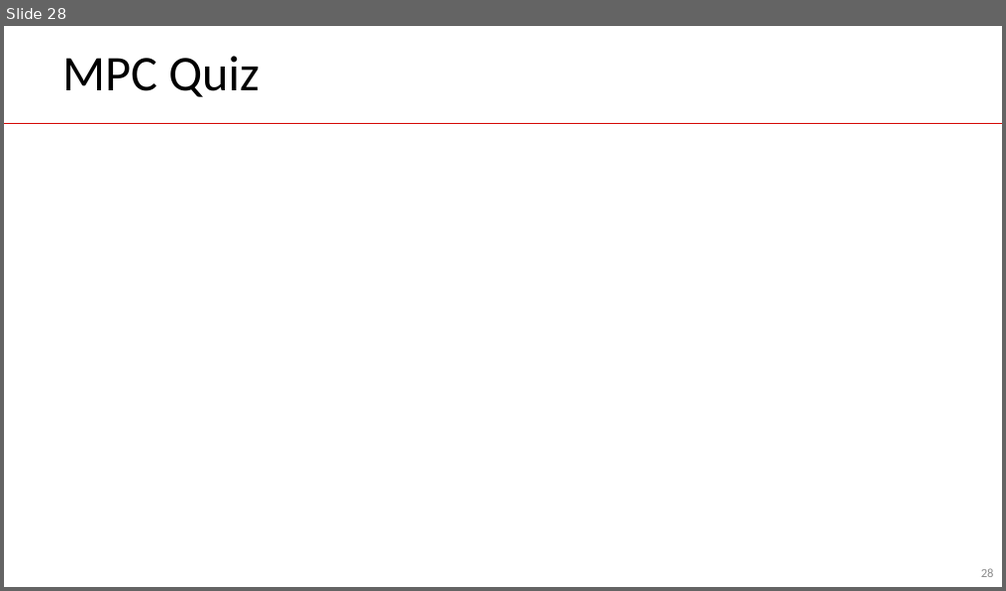
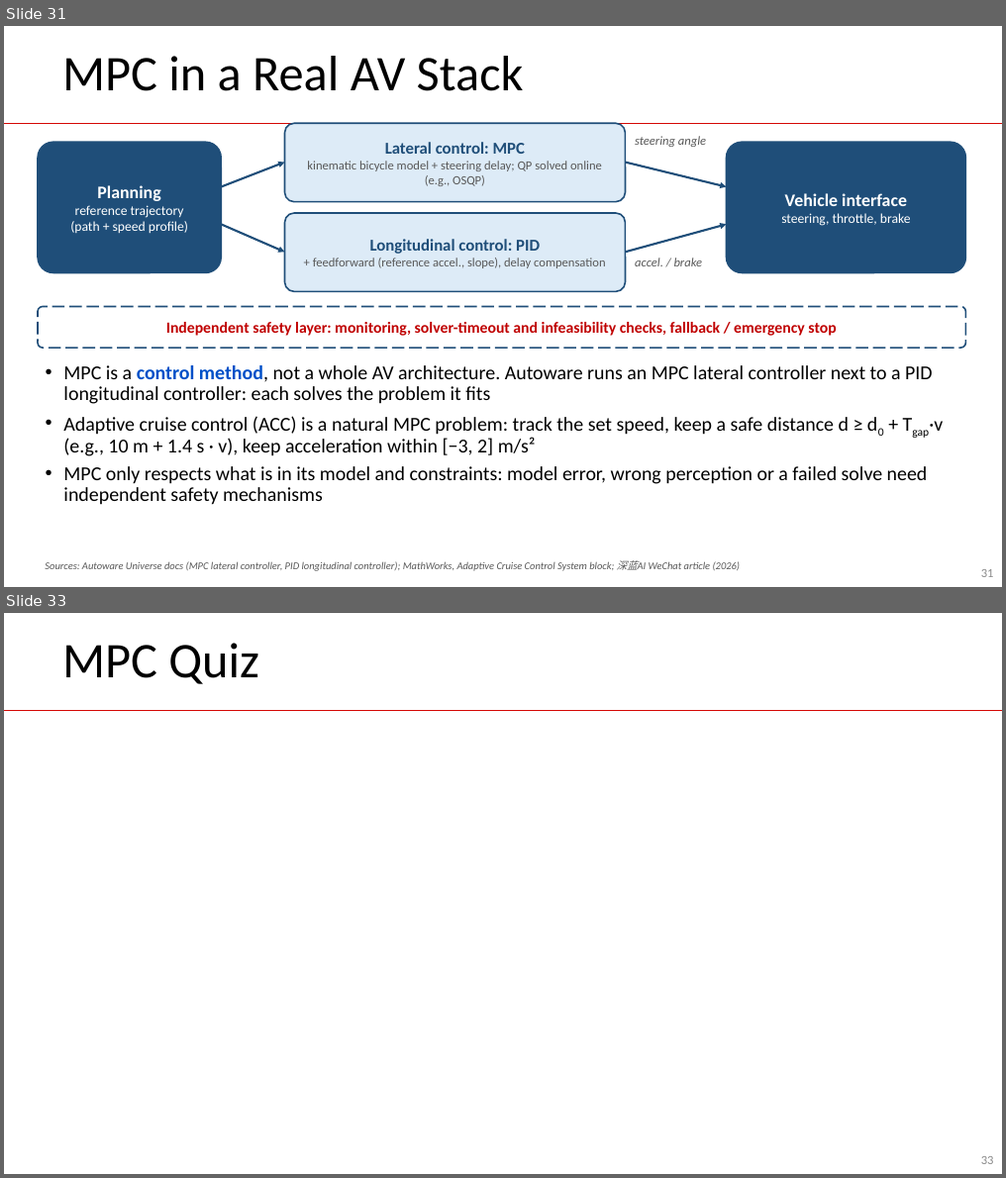
Before and after one commit to guhofstra/CSC144V, a slide deck: PPTs/L8 Control.pptx. Shown one above the other, each under a label of ours: slide 28 before the commit, slides 31 and 33 after it; the slides between them are not shown. The pictures are 1006x591 and 1006x1178 pixels, drawn with LibreOffice and Linux fonts; fonts in the diff are those of the drawing; grey boxes stand for pictures. Boxes give left, top, right and bottom in pixels: in the first picture for what was removed or moved away, otherwise in the second. Text is boxed around its words. In the diff, an @@ line names an element or a change of style, - is before the commit and + after.

Commit message:
control

```diff
--- a/PPTs/L8 Control.pptx
+++ b/PPTs/L8 Control.pptx
@@ slide 31 added at box(4, 26, 1002, 587), background #FFFFFF; not listed: 1 template element that a slide beside it also shows @@
@@ title added at box(62, 56, 524, 91), 48 pt, text #000000 @@
+MPC in a Real AV Stack
@@ rounded rectangle added at box(38, 142, 221, 274), fill #1F4E79, outline #1F4E79 1.5 pt, 13 pt, text #FFFFFF @@
+Planning
+reference trajectory
+(path + speed profile)
@@ rounded rectangle added at box(285, 123, 626, 202), fill #DDEBF7, outline #1F4E79 1.5 pt, 12 pt, text #595959 @@
+Lateral control: MPC
+kinematic bicycle model + steering delay; QP solved online (e.g., OSQP)
@@ text added at box(635, 136, 706, 147), 12 pt, text #595959, italic @@
+steering angle
@@ rounded rectangle added at box(727, 142, 966, 274), fill #1F4E79, outline #1F4E79 1.5 pt, 13 pt, text #FFFFFF @@
+Vehicle interface
+steering, throttle, brake
@@ arrow added from (221, 187) to (285, 163), #1F4E79 2 pt @@
@@ arrow added from (626, 163) to (727, 187), #1F4E79 2 pt @@
@@ arrow added from (221, 224) to (285, 252), #1F4E79 2 pt @@
@@ rounded rectangle added at box(285, 213, 626, 291), fill #DDEBF7, outline #1F4E79 1.5 pt, 12 pt, text #595959 @@
+Longitudinal control: PID
++ feedforward (reference accel., slope), delay compensation
@@ arrow added from (626, 252) to (727, 224), #1F4E79 2 pt @@
@@ text added at box(635, 258, 703, 267), 12 pt, text #595959, italic @@
+accel. / brake
@@ rounded rectangle added at box(38, 307, 966, 348), outline #1F4E79 1.5 pt dashed, 15 pt, text #C00000, bold @@
+Independent safety layer: monitoring, solver-timeout and infeasibility checks, fallback / emergency stop
@@ text added at box(63, 366, 943, 505), 19 pt, text #000000 @@
+• MPC is a control method, not a whole AV architecture. Autoware runs an MPC lateral controller next to a PID longitudinal controller: each solves the problem it fits
+• Adaptive cruise control (ACC) is a natural MPC problem: track the set speed, keep a safe distance d ≥ d0 + Tgap·v (e.g., 10 m + 1.4 s · v), keep acceleration within [−3, 2] m/s²
+• MPC only respects what is in its model and constraints: model error, wrong perception or a failed solve need independent safety mechanisms
@@ text added at box(45, 561, 741, 571), 10 pt, text #595959, italic @@
+Sources: Autoware Universe docs (MPC lateral controller, PID longitudinal controller); MathWorks, Adaptive Cruise Control System block; 深蓝AI WeChat article (2026)
@@ page number added at box(981, 570, 994, 577), 12 pt, text #8C8C8C @@
+31
@@ what was slide 28 is now slide 33 @@
@@ page number at box(981, 1157, 994, 1164): text changed @@
-28
+33
```
Also in this commit, not shown: 4 other slides added, 6 other files.
